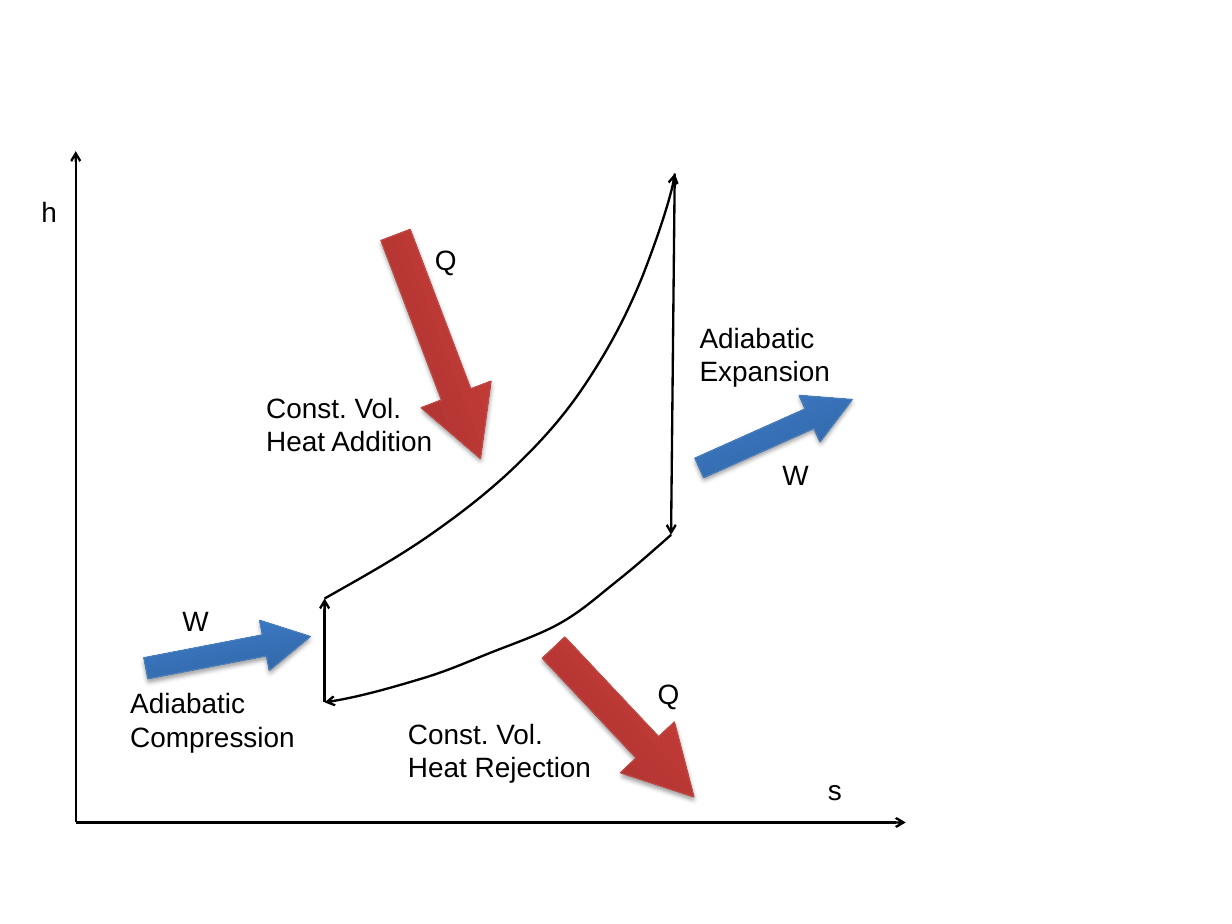
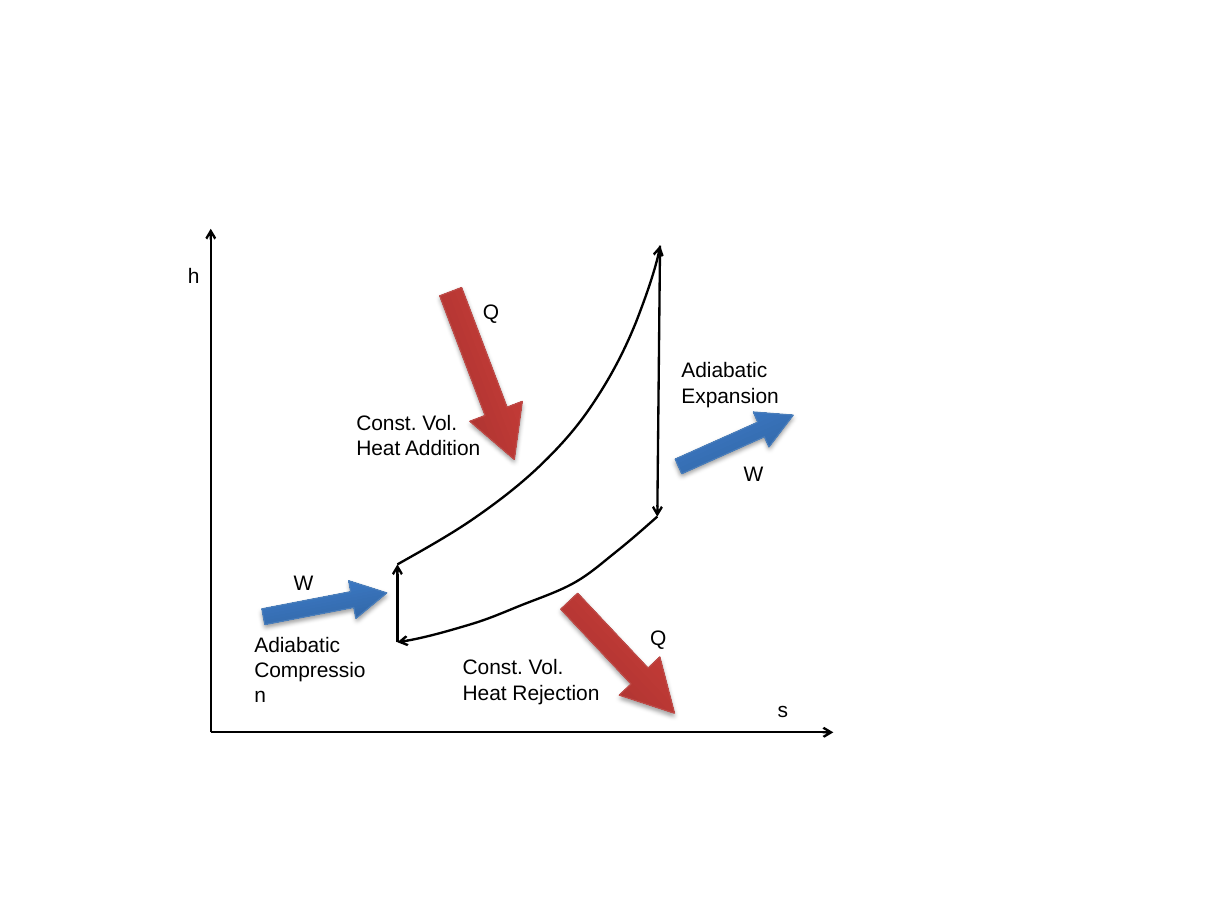
Before and after one commit to zeta-plusplus/PropulsionSystem, a slide deck: slide 1 of figs/makeFig.pptx (slide 3 before the commit). Drawn at 1232x924 pixels with LibreOffice and Linux fonts; fonts in the diff are those of the drawing. Boxes give left, top, right and bottom in pixels: in the first picture for what was removed or moved away, otherwise in the second. Text is boxed around its words. In the diff, an @@ line names an element or a change of style, - is before the commit and + after.

```diff
--- a/figs/makeFig.pptx
+++ b/figs/makeFig.pptx
@@ arrow moved from (76, 823) - (76, 151) to (211, 732) - (211, 229) @@
@@ size 18 to 13.5 pt in 10 elements at [744, 466, 764, 481], [356, 414, 480, 456], [681, 361, 778, 407], [650, 630, 666, 649], [483, 304, 499, 323], [463, 658, 599, 704], [294, 575, 314, 590], [778, 705, 788, 718], [254, 636, 340, 653], [188, 267, 200, 283] @@
@@ text "h": place and size @@
-text "h" at [41, 201, 57, 222]
+text "h" at [188, 267, 200, 283]
@@ freeform shape: place and size @@
-freeform shape at [324, 173, 674, 598]
+freeform shape at [398, 246, 661, 565]
@@ arrow moved from (672, 536) - (675, 173) to (657, 517) - (661, 246) @@
@@ right arrow: place and size @@
-right arrow at [361, 222, 516, 472]
+right arrow at [424, 282, 540, 470]
@@ text "Q": place and size @@
-text "Q" at [435, 250, 457, 275]
+text "Q" at [483, 304, 499, 323]
@@ text "Adiabatic Expansion": place and size @@
-text "Adiabatic Expansion" at [700, 327, 830, 386]
+text "Adiabatic Expansion" at [681, 361, 778, 407]
@@ text "Const. Vol.": place and size @@
-text "Const. Vol." at [266, 397, 432, 452]
+text "Const. Vol." at [356, 414, 480, 456]
@@ right arrow: place and size @@
-right arrow at [689, 376, 863, 491]
+right arrow at [671, 398, 801, 483]
@@ text "W": place and size @@
-text "W" at [782, 465, 808, 485]
+text "W" at [744, 466, 764, 481]
@@ freeform shape: place and size @@
-freeform shape at [324, 536, 671, 703]
+freeform shape at [398, 517, 658, 642]
@@ text "W": place and size @@
-text "W" at [182, 611, 208, 631]
+text "W" at [294, 575, 314, 590]
@@ arrow moved from (324, 702) - (324, 599) to (398, 643) - (398, 565) @@
@@ right arrow: place and size @@
-right arrow at [141, 612, 315, 694]
+right arrow at [260, 574, 390, 635]
@@ right arrow: place and size @@
-right arrow at [526, 622, 720, 822]
+right arrow at [550, 582, 696, 733]
@@ text "Adiabatic Compression": place and size @@
-text "Adiabatic Compression" at [130, 692, 294, 752]
+text "Adiabatic Compression" at [254, 636, 340, 653]
@@ text "Q": place and size @@
-text "Q" at [658, 684, 680, 709]
+text "Q" at [650, 630, 666, 649]
@@ text "Const. Vol.": place and size @@
-text "Const. Vol." at [408, 723, 591, 782]
+text "Const. Vol." at [463, 658, 599, 704]
@@ text "s": place and size @@
-text "s" at [828, 785, 842, 801]
+text "s" at [778, 705, 788, 718]
@@ arrow moved from (76, 823) - (906, 823) to (211, 732) - (834, 732) @@
```
Also in this commit, not shown: 1 other slide changed, 12 slides removed, 5 other files.
